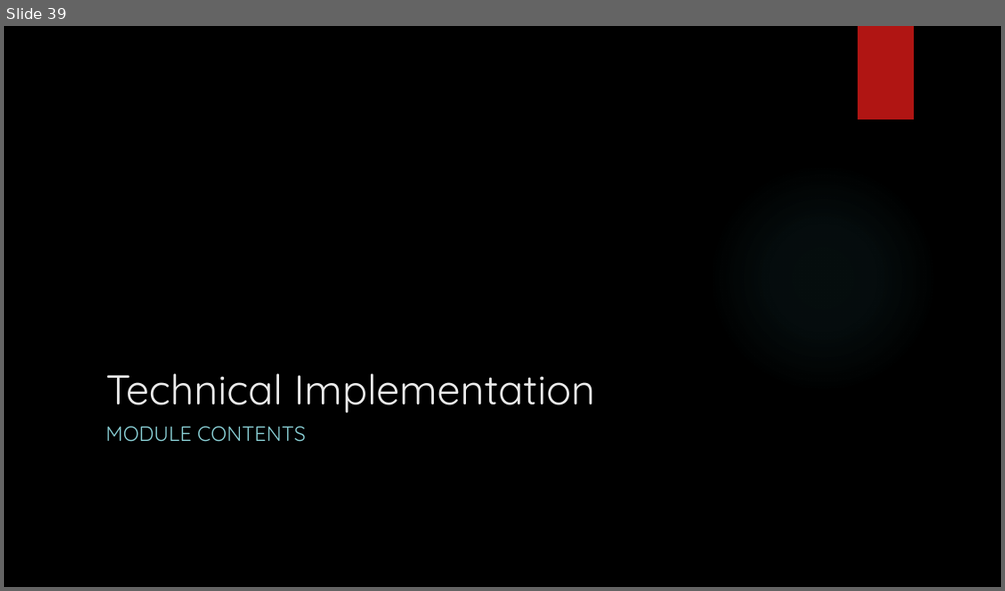
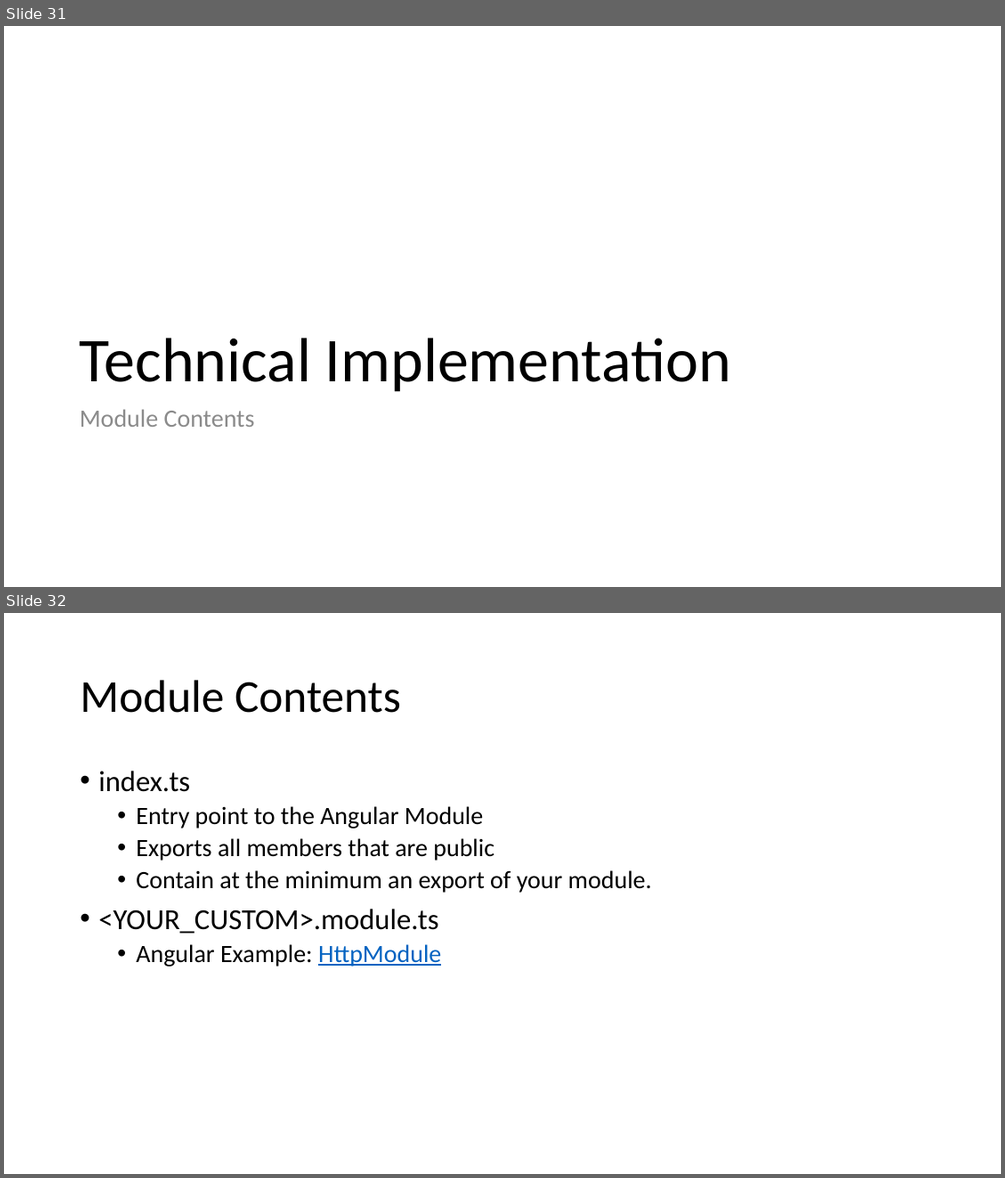
Before and after one commit to buildmotion/custom-angular-modules, a slide deck: presentation/custom-angular-modules.pptx. Shown one above the other, each under a label of ours: slide 39 before the commit, slides 31 and 32 after it. The pictures are 1005x591 and 1005x1178 pixels, drawn with LibreOffice and Linux fonts; fonts in the diff are those of the drawing; background and template pictures are left out. Boxes give left, top, right and bottom in pixels: in the first picture for what was removed or moved away, otherwise in the second. Text is boxed around its words. In the diff, an @@ line names an element or a change of style, - is before the commit and + after.

```diff
--- a/presentation/custom-angular-modules.pptx
+++ b/presentation/custom-angular-modules.pptx
@@ slide 32 added at bbox=[4, 613, 1001, 1174], background #FFFFFF @@
@@ title added at bbox=[80, 680, 401, 713], 44 pt, text #000000 @@
+Module Contents
@@ text added at bbox=[98, 771, 652, 966], 24 pt, text #000000 @@
+• index.ts
+  • Entry point to the Angular Module
+  • Exports all members that are public
+  • Contain at the minimum an export of your module.
+• <YOUR_CUSTOM>.module.ts
+  • Angular Example: HttpModule
@@ what was slide 39 is now slide 31 @@
@@ slide 31 changed as well @@
@@ background picture (left out) to #FFFFFF @@
@@ rectangle removed at bbox=[858, 26, 914, 119] @@
@@ title "Technical Implementation": place and size @@
-title "Technical Implementation" at bbox=[105, 373, 595, 413]
+title "Technical Implementation" at bbox=[80, 338, 731, 392]
@@ title "Technical Implementation" at bbox=[80, 338, 731, 392]: size 40 to 60 pt, font Quicksand to Calibri, text colour #EBEBEB to #000000; line spacing 1 to 0.9 @@
@@ ellipse removed at bbox=[708, 163, 938, 394] @@
@@ text at bbox=[80, 409, 255, 426]: text changed; size 20 to 24 pt; font Quicksand to Calibri; text colour #8AD0D6 to #8C8C8C @@
-MODULE CONTENTS
+Module Contents
```
Also in this commit, not shown: 42 other slides changed, 4 other slides added, 20 slides removed, 2 other files.
